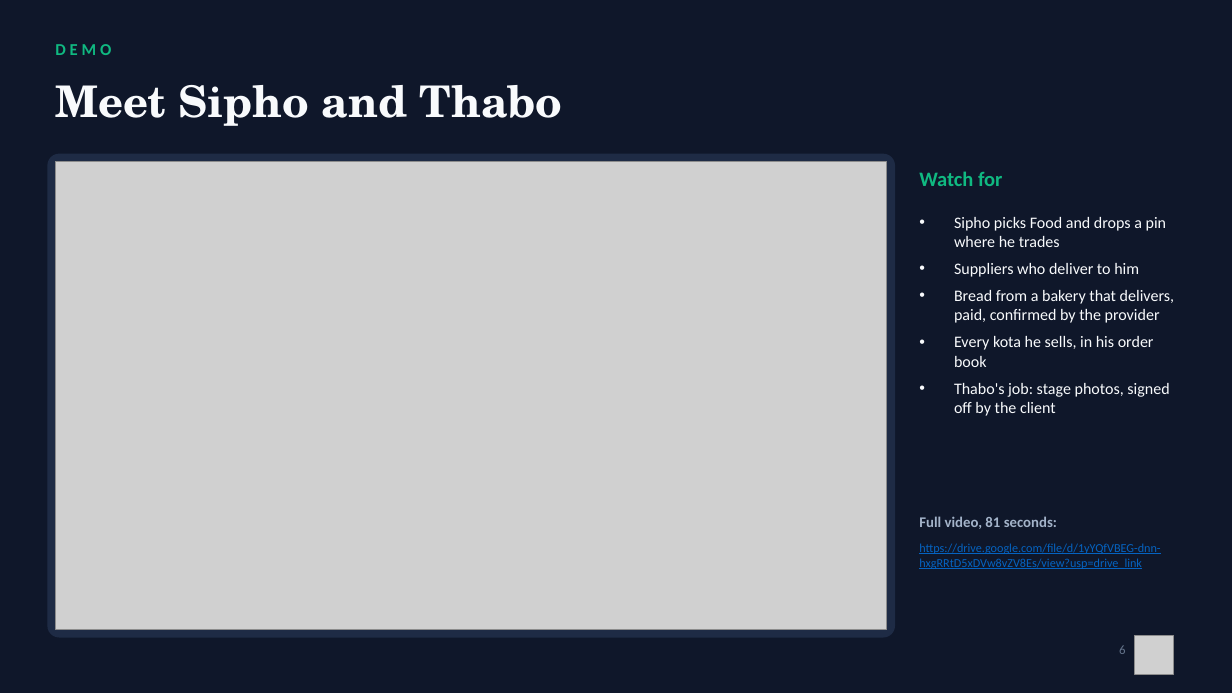
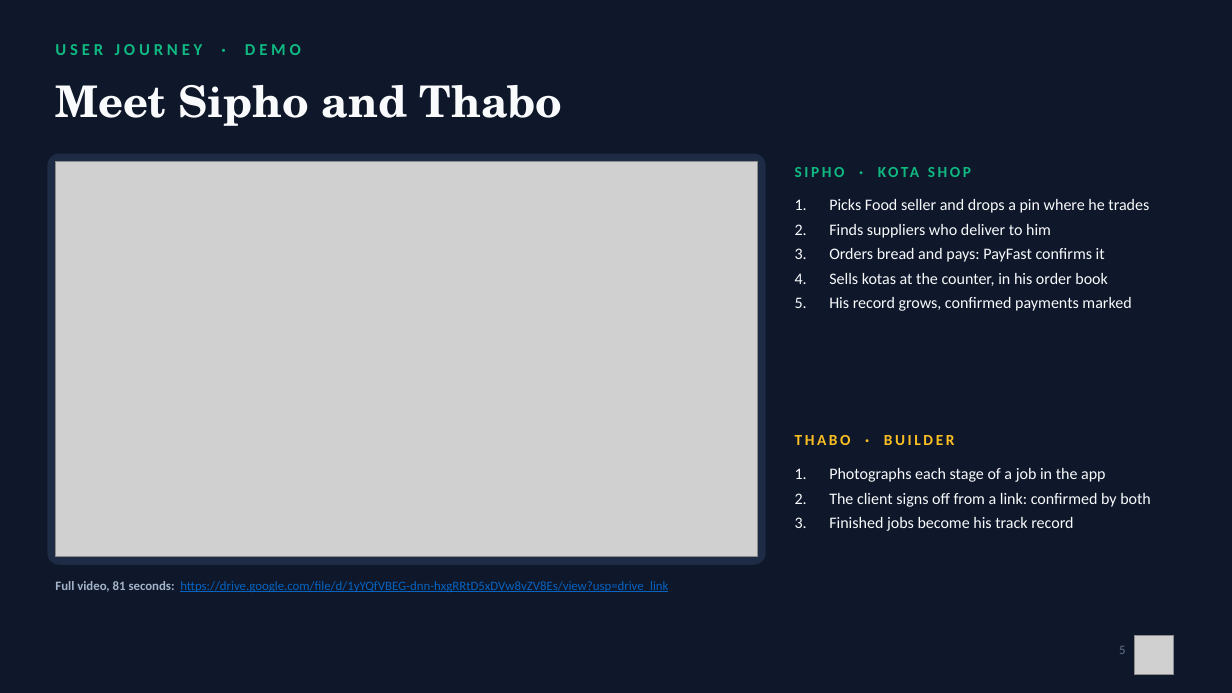
Before and after one commit to Mandla78/KasiFlow, a slide deck: slide 5 of docs/submission/05_final_submission/Akayza_Pitch_TeamPR.pptx (slide 6 before the commit). Drawn at 1232x693 pixels with LibreOffice and Linux fonts; fonts in the diff are those of the drawing; grey boxes stand for pictures. Boxes give left, top, right and bottom in pixels: in the first picture for what was removed or moved away, otherwise in the second. Text is boxed around its words. In the diff, an @@ line names an element or a change of style, - is before the commit and + after.

```diff
--- a/docs/submission/05_final_submission/Akayza_Pitch_TeamPR.pptx
+++ b/docs/submission/05_final_submission/Akayza_Pitch_TeamPR.pptx
@@ text at <box>55,44,301,55</box>: text changed @@
-DEMO
+USER JOURNEY · DEMO
@@ rounded rectangle: place and size @@
-rounded rectangle at <box>48,154,895,637</box>
+rounded rectangle at <box>48,154,765,564</box>
@@ rounded rectangle at <box>48,154,765,564</box>: proportions changed @@
@@ picture: place and size @@
-picture at <box>55,162,887,629</box>
+picture at <box>55,162,758,557</box>
@@ text added at <box>795,162,1177,189</box>, 12 pt, text #10B981, bold @@
+SIPHO · KOTA SHOP
@@ text removed at <box>919,171,1002,186</box> @@
-Watch for
@@ text at <box>829,199,1149,311</box>: text changed @@
-• Sipho picks Food and drops a pin where he trades
-• Suppliers who deliver to him
-• Bread from a bakery that delivers, paid, confirmed by the provider
-• Every kota he sells, in his order book
-• Thabo's job: stage photos, signed off by the client
+1. Picks Food seller and drops a pin where he trades
+2. Finds suppliers who deliver to him
+3. Orders bread and pays: PayFast confirms it
+4. Sells kotas at the counter, in his order book
+5. His record grows, confirmed payments marked
@@ text added at <box>795,435,955,445</box>, 12 pt, text #FBBF24, bold @@
+THABO · BUILDER
@@ text added at <box>829,468,1151,531</box>, 12.5 pt, text #F8FAFC @@
+1. Photographs each stage of a job in the app
+2. The client signs off from a link: confirmed by both
+3. Finished jobs become his track record
@@ text removed at <box>919,516,1057,529</box> @@
-Full video, 81 seconds:
@@ text at <box>55,581,668,592</box>: text changed; size 9.5 to 10 pt @@
-https://drive.google.com/file/d/1yYQfVBEG-dnn-hxgRRtD5xDVw8vZV8Es/view?usp=drive_link
+Full video, 81 seconds: https://drive.google.com/file/d/1yYQfVBEG-dnn-hxgRRtD5xDVw8vZV8Es/view?usp=drive_link
```
Also in this commit, not shown: 8 other slides changed, 15 slides removed, 6 other files.
